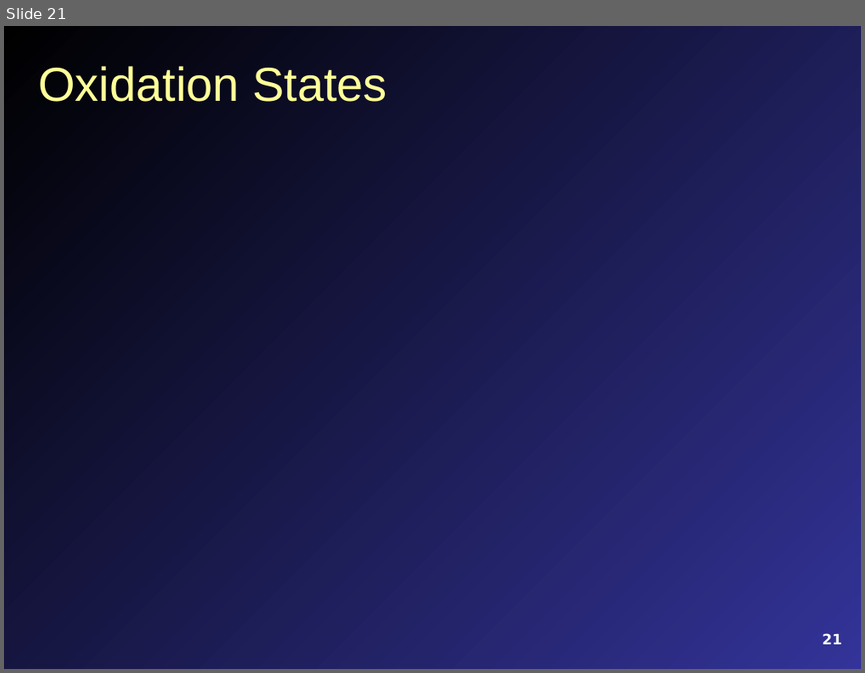
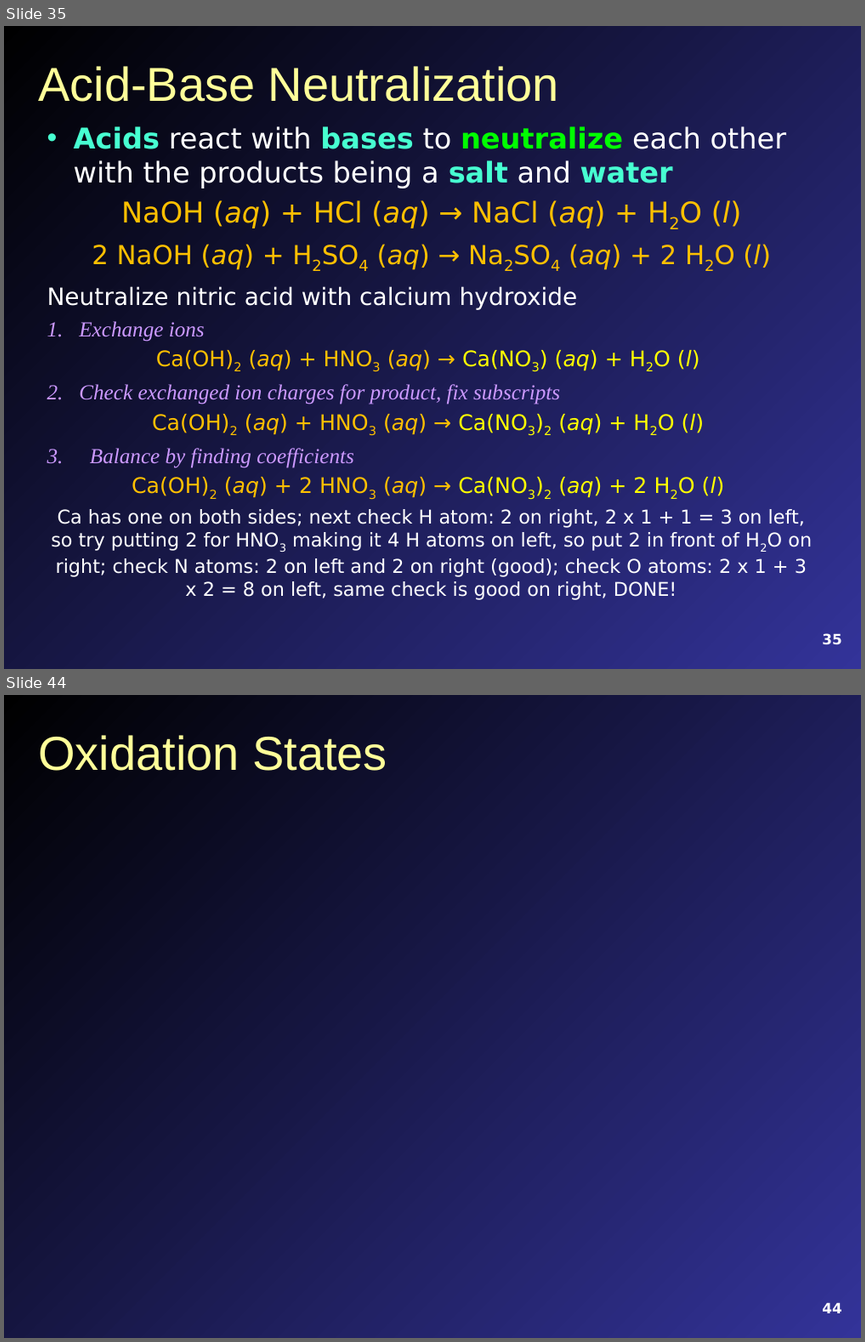
Before and after one commit to mavigozler/mavigozler.github.io, a slide deck: Teaching/Chemistry/Lecture Slides/FCC Chem 3A Chap 10 Content.pptx. Shown one above the other, each under a label of ours: slide 21 before the commit, slides 35 and 44 after it; the slides between them are not shown. The pictures are 865x673 and 865x1342 pixels, drawn with LibreOffice and Linux fonts; fonts in the diff are those of the drawing. Boxes give left, top, right and bottom in pixels: in the first picture for what was removed or moved away, otherwise in the second. Text is boxed around its words. In the diff, an @@ line names an element or a change of style, - is before the commit and + after.

```diff
--- a/Teaching/Chemistry/Lecture Slides/FCC Chem 3A Chap 10 Content.pptx
+++ b/Teaching/Chemistry/Lecture Slides/FCC Chem 3A Chap 10 Content.pptx
@@ slide 35 added at [4,26,861,669], background gradient #000000 to #333399 @@
@@ title added at [38,66,559,102], 40 pt, text #FFFF99 @@
+Acid-Base Neutralization
@@ text added at [47,126,812,600], 16 pt, text #FFFFFF @@
+• Acids react with bases to neutralize each other with the products being a salt and water
+NaOH (aq) + HCl (aq) → NaCl (aq) + H2O (l)
+2 NaOH (aq) + H2SO4 (aq) → Na2SO4 (aq) + 2 H2O (l)
+Neutralize nitric acid with calcium hydroxide
+1. Exchange ions
+Ca(OH)2 (aq) + HNO3 (aq) → Ca(NO3) (aq) + H2O (l)
+2. Check exchanged ion charges for product, fix subscripts
+Ca(OH)2 (aq) + HNO3 (aq) → Ca(NO3)2 (aq) + H2O (l)
+3. Balance by finding coefficients
+Ca(OH)2 (aq) + 2 HNO3 (aq) → Ca(NO3)2 (aq) + 2 H2O (l)
+Ca has one on both sides; next check H atom: 2 on right, 2 x 1 + 1 = 3 on left, so try putting 2 for HNO3 making it 4 H atoms on left, so put 2 in front of H2O on right; check N atoms: 2 on left and 2 on right (good); check O atoms: 2 x 1 + 3 x 2 = 8 on left, same check is good on right, DONE!
@@ page number added at [822,633,841,644], 12 pt, text #FFFFFF, bold @@
+35
@@ what was slide 21 is now slide 44 @@
@@ page number at [822,1302,841,1313]: text changed @@
-21
+44
```
Also in this commit, not shown: 6 slides changed, 25 other slides added, 3 slides removed, 4 other files.
